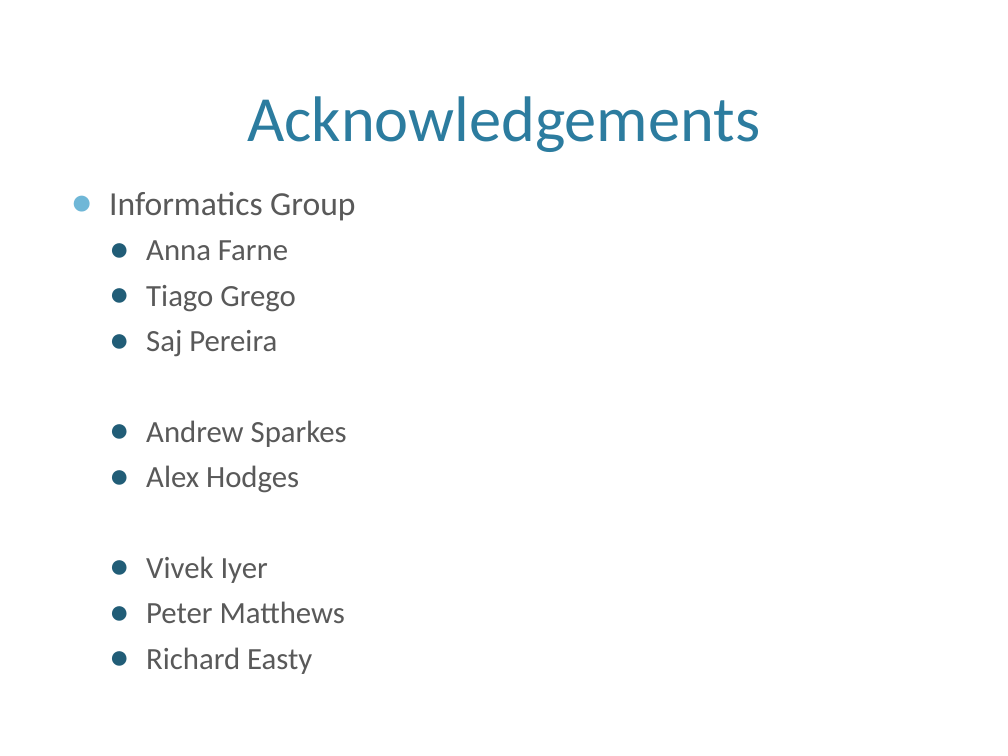
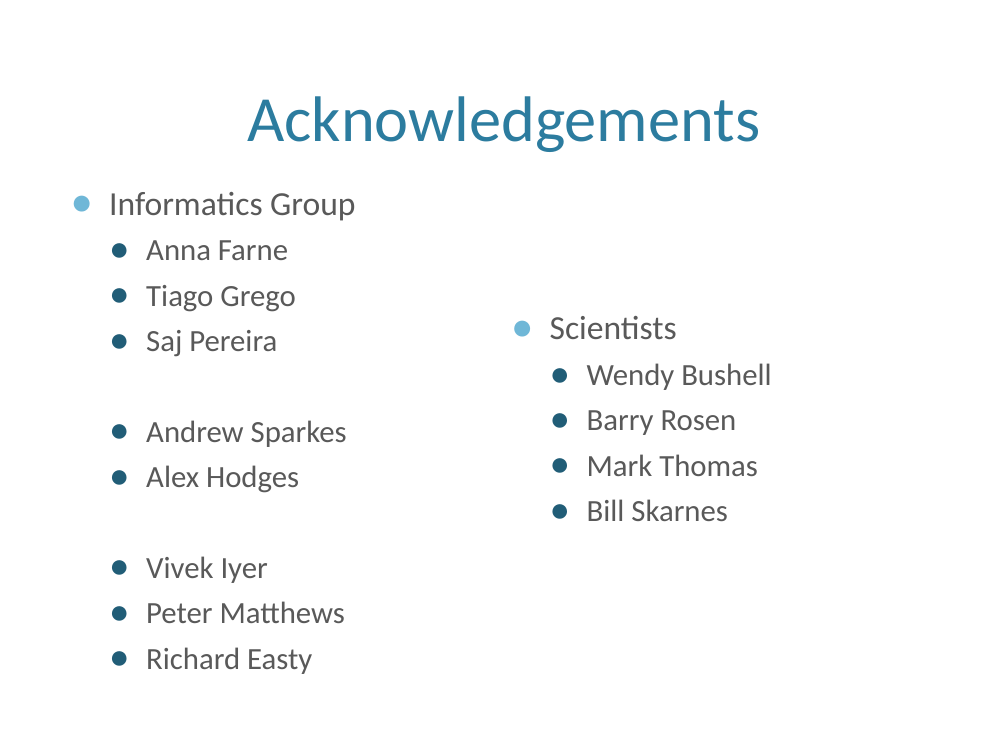
Before and after one commit to htgt/Docs, a slide deck: slide 9 of IMG-2015.pptx (slide 2 before the commit). Drawn at 1008x756 pixels with LibreOffice and Linux fonts; fonts in the diff are those of the drawing; background and template pictures are left out. Boxes give left, top, right and bottom in pixels: in the first picture for what was removed or moved away, otherwise in the second. Text is boxed around its words. In the diff, an @@ line names an element or a change of style, - is before the commit and + after.

```diff
--- a/IMG-2015.pptx
+++ b/IMG-2015.pptx
@@ text added at bbox=[550, 316, 771, 521], 22 pt, text #595959 @@
+● Scientists
+  ● Wendy Bushell
+  ● Barry Rosen
+  ● Mark Thomas
+  ● Bill Skarnes
```
Also in this commit, not shown: 7 slides added.
